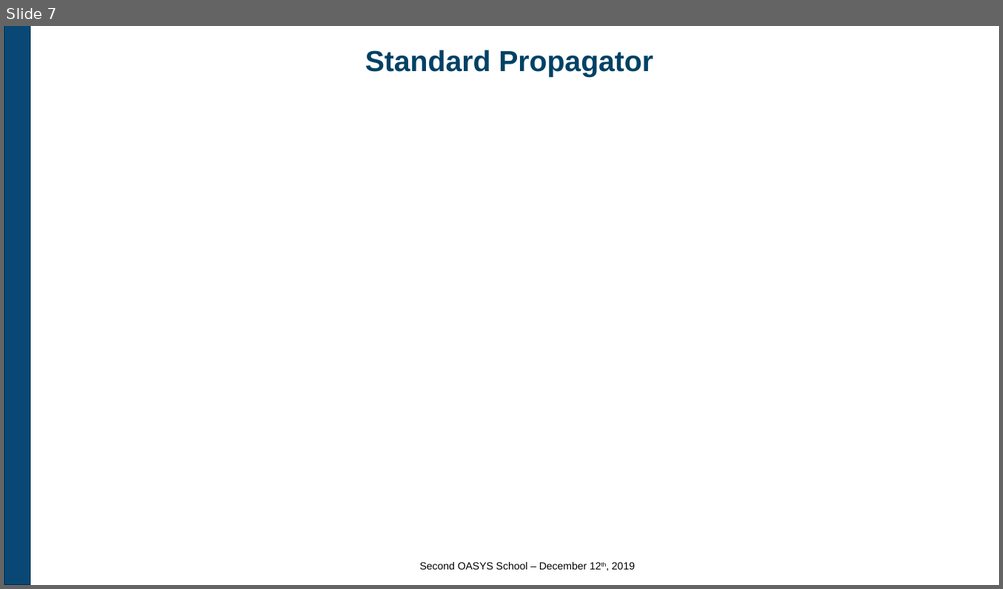
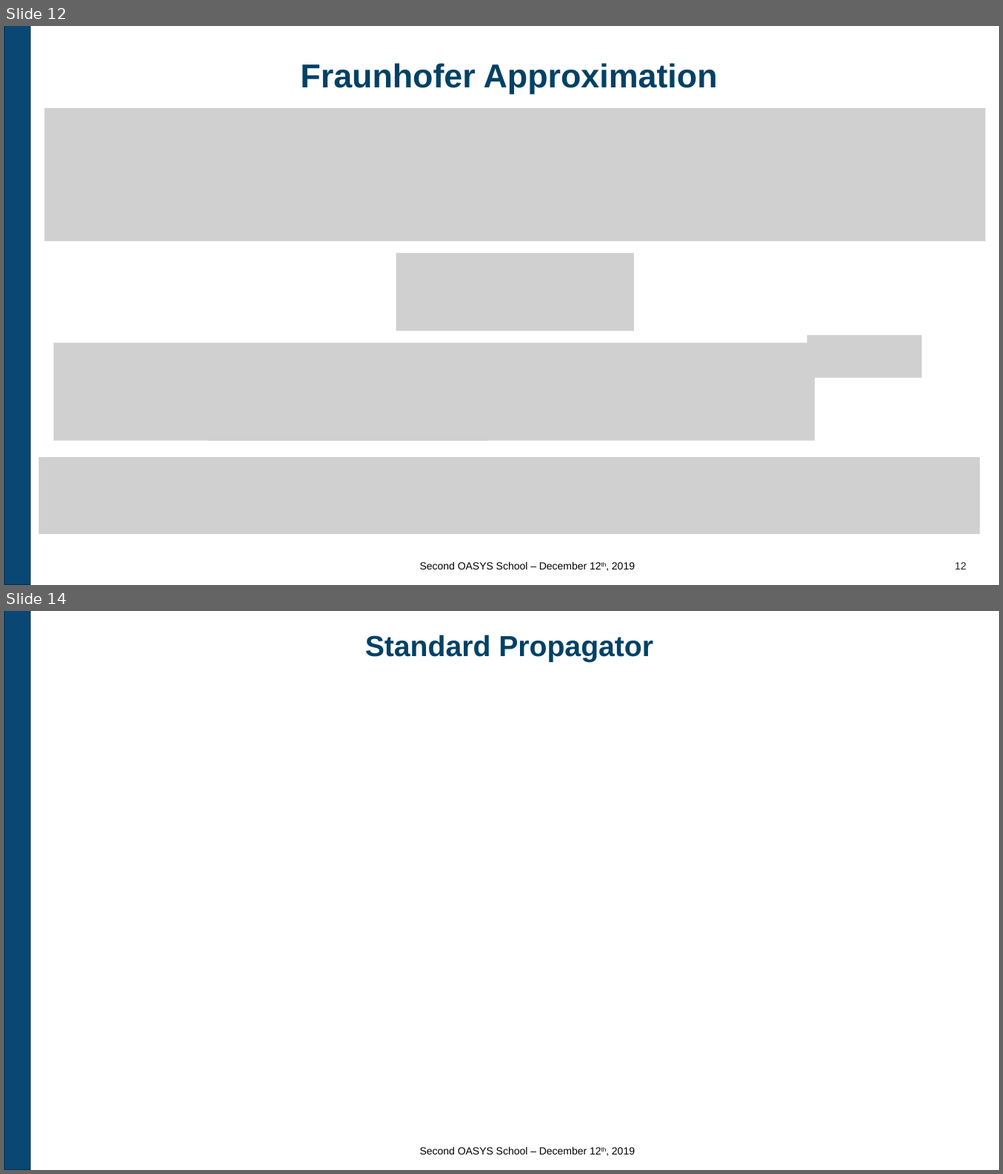
Before and after one commit to oasys-kit/oasys_school, a slide deck: second/slides/2_Introduction_to_SRW.pptx. Shown one above the other, each under a label of ours: slide 7 before the commit, slides 12 and 14 after it; the slides between them are not shown. The pictures are 1003x589 and 1003x1174 pixels, drawn with LibreOffice and Linux fonts; fonts in the diff are those of the drawing; grey boxes stand for pictures; background and template pictures are left out. Boxes give left, top, right and bottom in pixels: in the first picture for what was removed or moved away, otherwise in the second. Text is boxed around its words. In the diff, an @@ line names an element or a change of style, - is before the commit and + after.

Commit message:
Second Oasys School

```diff
--- a/second/slides/2_Introduction_to_SRW.pptx
+++ b/second/slides/2_Introduction_to_SRW.pptx
@@ slide 12 added at [4, 26, 999, 585], background #FFFFFF; not listed: 1 template element that a slide beside it also shows @@
@@ title added at [300, 63, 717, 94], 32 pt, text #004165, bold @@
+Fraunhofer Approximation
@@ picture added at [44, 108, 985, 241] @@
@@ picture added at [395, 254, 634, 332] @@
@@ picture added at [807, 335, 922, 378] @@
@@ picture added at [54, 343, 815, 441] @@
@@ picture added at [208, 382, 488, 441] @@
@@ picture added at [39, 458, 980, 535] @@
@@ text added at [420, 562, 634, 570], 10 pt, text #000000 @@
+Second OASYS School – December 12th, 2019
@@ page number added at [954, 562, 966, 570], 10 pt, text #232425 @@
+12
@@ what was slide 7 is now slide 14 @@
```
Also in this commit, not shown: 6 slides changed, 6 other slides added.
